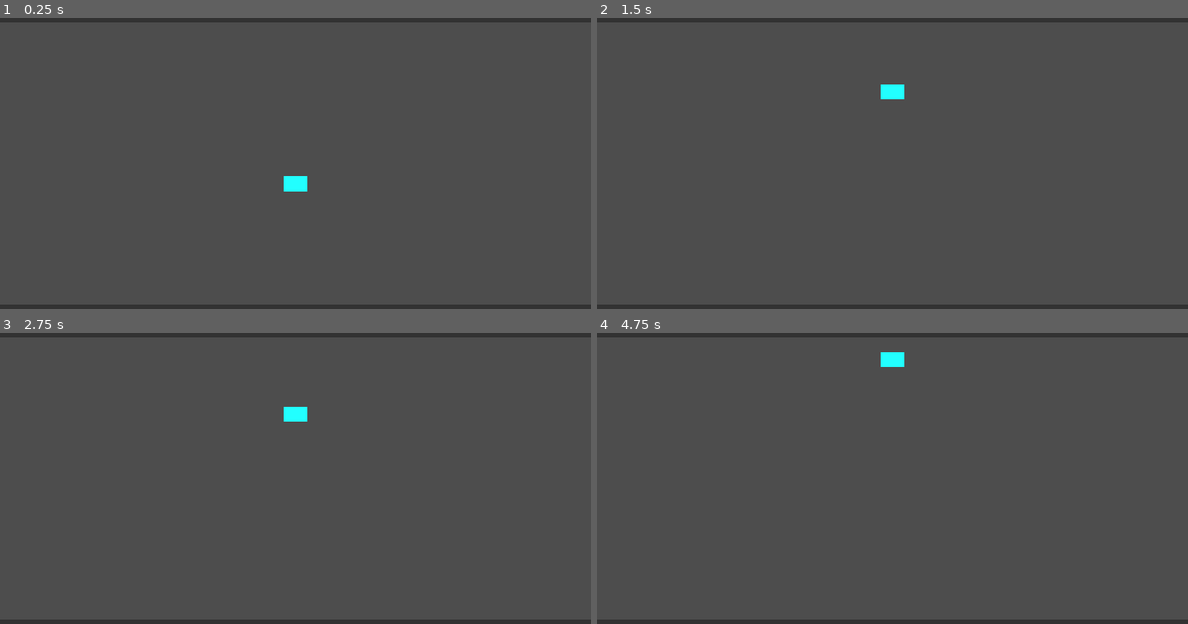
Above: before the commit, frames 1-4 (two rows, left to right).
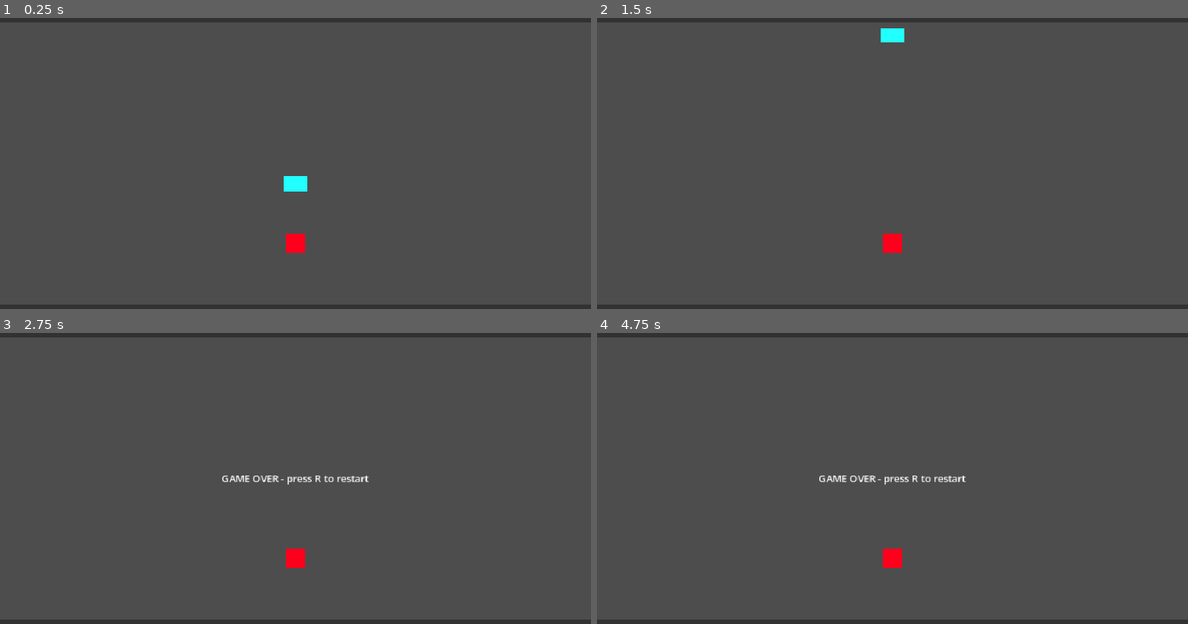
Above: after the commit, the same moments.

Repository: moocj1/flip-gravity
Game: Godot game, scene res://scenes/main.tscn
Two runs of this game, one before a commit and one after it. Both use one fixed random seed, a clock stepped at 60 frames per second and the inputs below.
Inputs:
- Up to frame 1 (0.25 s): no input
- Up to frame 2 (1.5 s): tap R (restart, bound only after the commit) at 0.5 s; tap Space (flip) at 0.6, 1.35 s
- Up to frame 3 (2.75 s): tap Space (flip) at 2.1 s
- Up to frame 4 (4.75 s): tap R (restart, bound only after the commit) at 2.75, 4.15 s; tap Space (flip) at 2.85, 3.6, 4.35 s

The runs differ from the first frame. In frame 1, 0.2% of the frame differs, in the area x 48-52%, y 74-81%; in frame 2, 0.6%; in frame 3, 0.8%, in the area x 37-63%, y 25-81%; in frame 4, 0.8%.

Commit message:
feat: greybox spike kills and pressing R restarts fresh

Diff:
--- a/project.godot
+++ b/project.godot
@@ -29,6 +29,11 @@
 , Object(InputEventMouseButton,"resource_local_to_scene":false,"resource_name":"","device":-1,"window_id":0,"alt_presse …(248 unchanged characters)…
 ]
 }
+restart={
+"deadzone": 0.2,
+"events": [Object(InputEventKey,"resource_local_to_scene":false,"resource_name":"","device":-1,"window_id":0,"alt_pressed":false,"shift_pressed":false,"ctrl_pressed":false,"meta_pressed":false,"pressed":false,"keycode":0,"physical_keycode":82,"key_label":0,"unicode":114,"location":0,"echo":false,"script":null)
+]
+}
 
 [physics]
 
--- /dev/null
+++ b/scenes/main.gd
@@ -0,0 +1,18 @@
+extends Node2D
+
+var game_over: bool = false
+
+# Called when the node enters the scene tree for the first time.
+func _ready() -> void:
+	$Spike.body_entered.connect(_on_spike_body_entered)
+	$UI/GameOverLabel.hide()
+
+func _on_spike_body_entered(_body: Node2D) -> void:
+	game_over = true
+	$Ship.queue_free()
+	$UI/GameOverLabel.show()
+
+# Called every frame. 'delta' is the elapsed time since the previous frame.
+func _physics_process(_delta: float) -> void:
+	if game_over and Input.is_action_just_pressed("restart"):
+		get_tree().reload_current_scene()
--- a/scenes/main.tscn
+++ b/scenes/main.tscn
@@ -1,9 +1,12 @@
 [gd_scene format=3 uid="uid://ce657jeadingx"]
 
+[ext_resource type="Script" uid="uid://dcu401gmub47a" path="res://scenes/main.gd" id="1_jyhfs"]
 [ext_resource type="PackedScene" uid="uid://fca6xwjfemt0" path="res://scenes/ship.tscn" id="1_o5qli"]
 [ext_resource type="PackedScene" uid="uid://brl354pncdhmm" path="res://scenes/wall.tscn" id="2_0wfyh"]
+[ext_resource type="PackedScene" uid="uid://wlddloecsatg" path="res://scenes/spike.tscn" id="4_tbgi4"]
 
 [node name="Main" type="Node2D" unique_id=1103055058]
+script = ExtResource("1_jyhfs")
 
 [node name="Ship" parent="." unique_id=669843719 instance=ExtResource("1_o5qli")]
 position = Vector2(480, 270)
@@ -13,3 +16,18 @@
 
 [node name="WallBottom" parent="." unique_id=483406342 instance=ExtResource("2_0wfyh")]
 position = Vector2(480, 520)
+
+[node name="UI" type="CanvasLayer" parent="." unique_id=160188947]
+
+[node name="GameOverLabel" type="Label" parent="UI" unique_id=541549015]
+anchors_preset = 15
+anchor_right = 1.0
+anchor_bottom = 1.0
+grow_horizontal = 2
+grow_vertical = 2
+text = "GAME OVER - press R to restart"
+horizontal_alignment = 1
+vertical_alignment = 1
+
+[node name="Spike" parent="." unique_id=1296012456 instance=ExtResource("4_tbgi4")]
+position = Vector2(480, 400)
--- a/scenes/ship.tscn
+++ b/scenes/ship.tscn
@@ -6,6 +6,7 @@
 size = Vector2(40, 24)
 
 [node name="Ship" type="CharacterBody2D" unique_id=669843719]
+collision_layer = 2
 script = ExtResource("1_q631a")
 
 [node name="ColorRect" type="ColorRect" parent="." unique_id=1082647614]
--- /dev/null
+++ b/scenes/spike.tscn
@@ -0,0 +1,17 @@
+[gd_scene format=3 uid="uid://wlddloecsatg"]
+
+[sub_resource type="RectangleShape2D" id="RectangleShape2D_pn73i"]
+size = Vector2(30, 30)
+
+[node name="Spike" type="Area2D" unique_id=1296012456]
+collision_mask = 2
+
+[node name="ColorRect" type="ColorRect" parent="." unique_id=808556657]
+offset_left = -15.0
+offset_top = -15.0
+offset_right = 15.0
+offset_bottom = 15.0
+color = Color(1, 0, 0.10980392, 1)
+
+[node name="CollisionShape2D" type="CollisionShape2D" parent="." unique_id=1209477328]
+shape = SubResource("RectangleShape2D_pn73i")
Not shown, added: scenes/main.gd.uid
